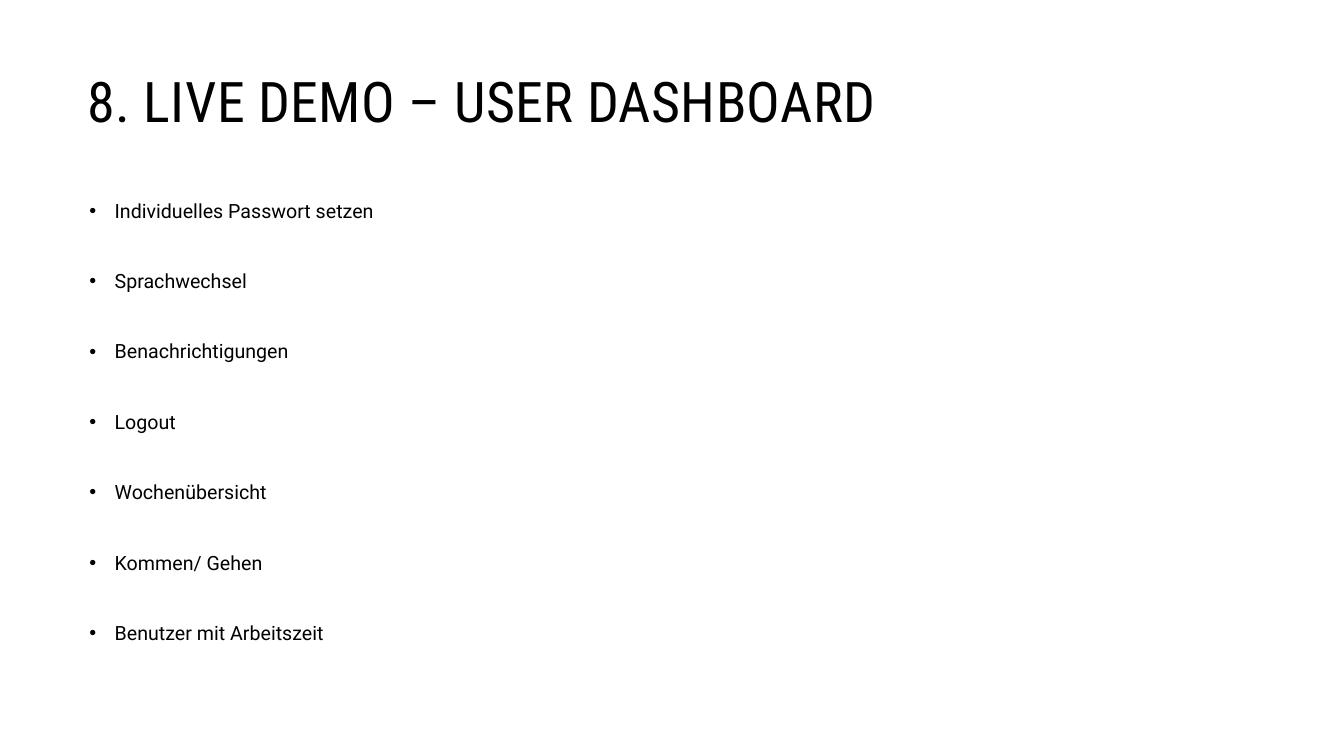
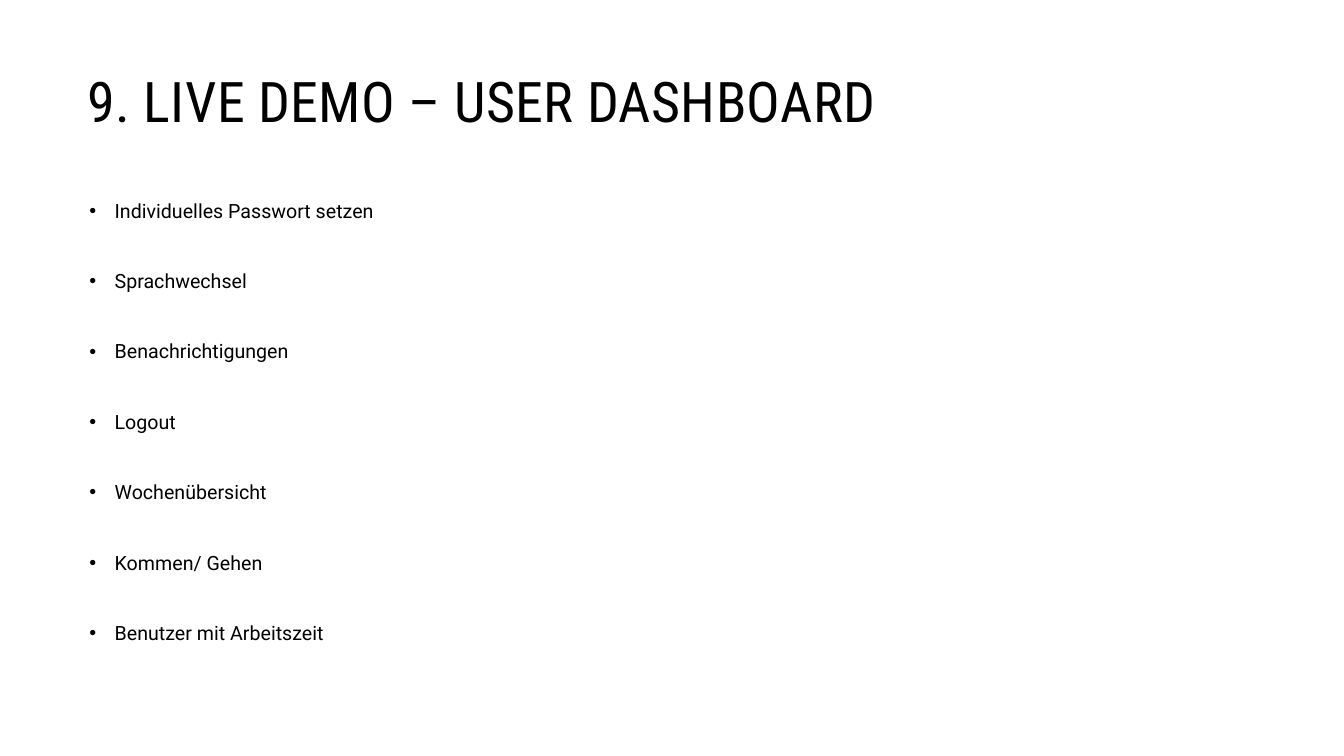
Before and after one commit to malu254/Eifrige-Otter-PM, a slide deck: slide 20 of Abgabe/Dokumentation/Präsentation.pptx. Drawn at 1344x756 pixels with LibreOffice and Linux fonts; fonts in the diff are those of the drawing. Boxes give left, top, right and bottom in pixels: in the first picture for what was removed or moved away, otherwise in the second. Text is boxed around its words. In the diff, an @@ line names an element or a change of style, - is before the commit and + after.

```diff
--- a/Abgabe/Dokumentation/Präsentation.pptx
+++ b/Abgabe/Dokumentation/Präsentation.pptx
@@ title at box(88, 81, 875, 123): text changed @@
-8. LIVE DEMO – USER DASHBOARD
+9. LIVE DEMO – USER DASHBOARD
```
Also in this commit, not shown: 16 other slides changed.
